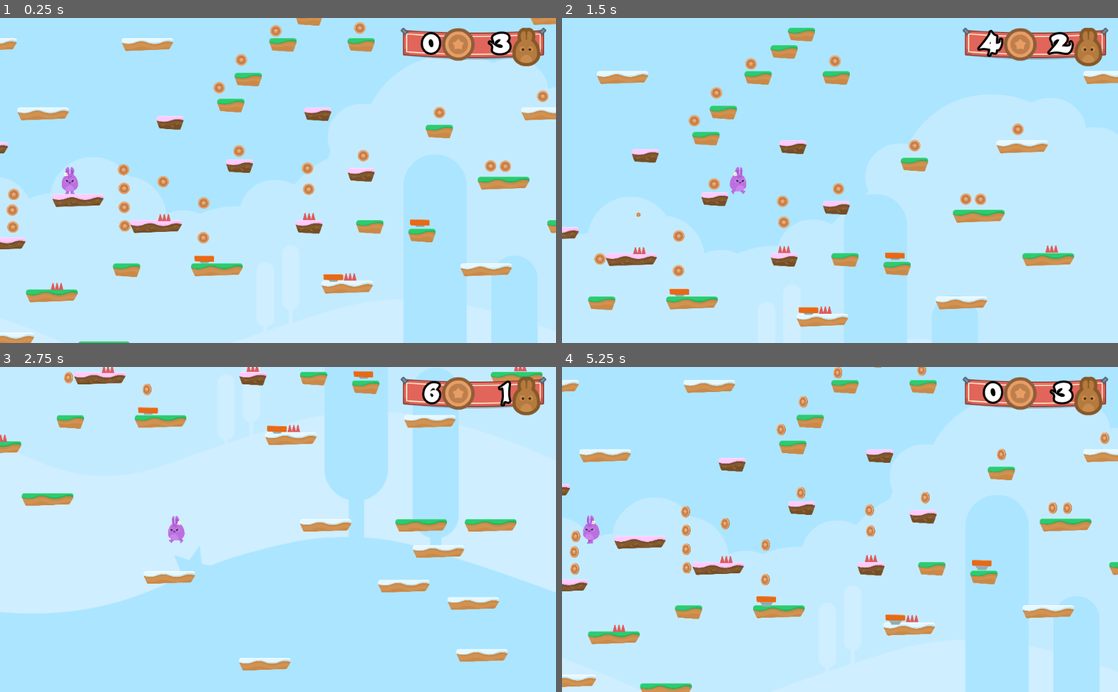
Above: before the commit, frames 1-4 (two rows, left to right).
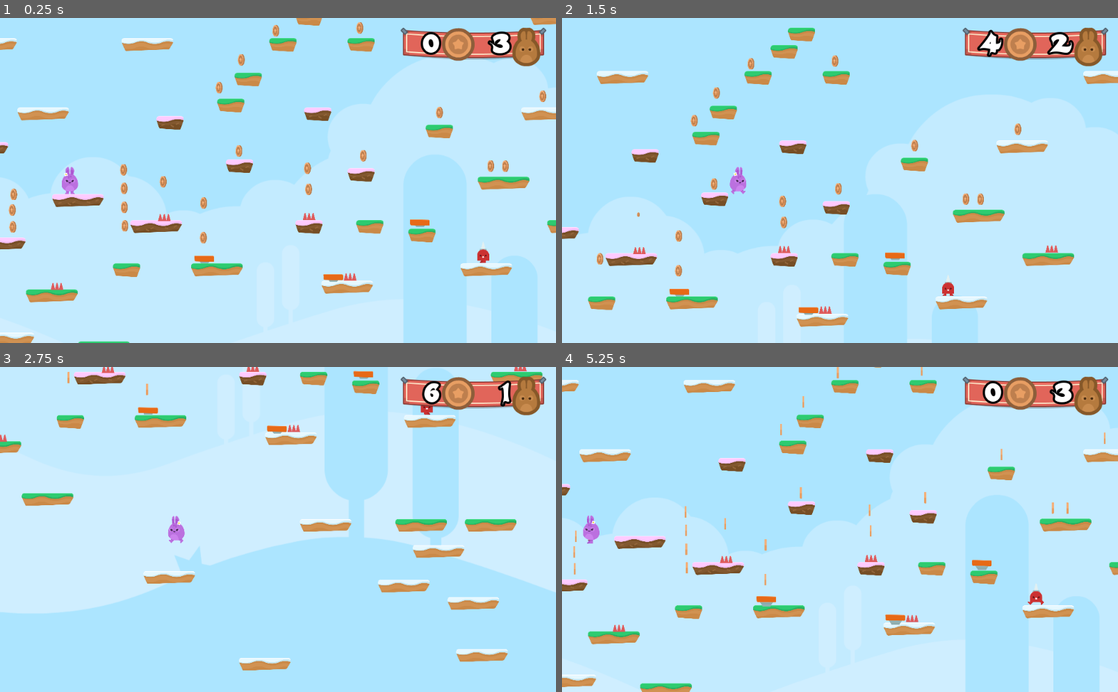
Above: after the commit, the same moments.

Repository: sandoche/Godot-learning-udemy
Game: Godot game, scene res://Levels/Level1.tscn
The game is run twice, just before and just after one commit, with the same random seed, the same clock (stepped at 60 frames per second) and the same inputs.
Inputs (mouse positions are in pixels of both pictures, inside the frame that each line leads up to):
- Up to frame 1 (0.25 s): no input
- Up to frame 2 (1.5 s): hold D (right) from 0.53 s (still down); tap Z (jump) at 0.77 s
- Up to frame 3 (2.75 s): tap Z (jump) at 1.52 s; release D (right) at 2.03 s; hold Q (left) from 2.03 s (still down)
- Up to frame 4 (5.25 s): release Q (left) at 2.78 s; hold D (right) 2.78-4.25 s; tap Z (jump) at 3.02, 3.77 s; click (751, 575) at 4.25 s; hold Q (left) from 5.03 s (still down)

The runs differ from the first frame. In frame 1, 0.9% of the frame differs, in the area x 1-99%, y 1-76%; in frame 2, 0.7%; in frame 3, 0.1%; in frame 4, 1.1%, in the area x 1-99%, y 0-74%.

Commit message:
:bug: Fixing NPC bug

Diff:
--- a/HoppyDays/Items/Coin.tscn
+++ b/HoppyDays/Items/Coin.tscn
@@ -62,7 +62,6 @@
 [node name="AnimatedSprite" type="AnimatedSprite" parent="."]
 frames = SubResource( 1 )
 animation = "spin"
-frame = 4
 playing = true
 
 [node name="Area2D" type="Area2D" parent="."]
--- a/HoppyDays/Levels/Level1.tscn
+++ b/HoppyDays/Levels/Level1.tscn
@@ -8,6 +8,7 @@
 [ext_resource path="res://State/GameState.gd" type="Script" id=6]
 [ext_resource path="res://GUI/GUI.tscn" type="PackedScene" id=7]
 [ext_resource path="res://Items/Coin.tscn" type="PackedScene" id=8]
+[ext_resource path="res://NPCs/Spikeman.tscn" type="PackedScene" id=9]
 
 [node name="Level1" type="Node2D"]
 script = ExtResource( 6 )
@@ -138,3 +139,10 @@
 autoplay = true
 
 [node name="GUI" parent="." instance=ExtResource( 7 )]
+
+[node name="NPCs" type="Node" parent="."]
+
+[node name="SpikemanContainer" type="Node2D" parent="NPCs"]
+position = Vector2( 3584.3, 877.485 )
+
+[node name="Spikeman" parent="NPCs/SpikemanContainer" instance=ExtResource( 9 )]
Not shown: 1 places in HoppyDays/Levels/Level1.tscn that only renumber resources
